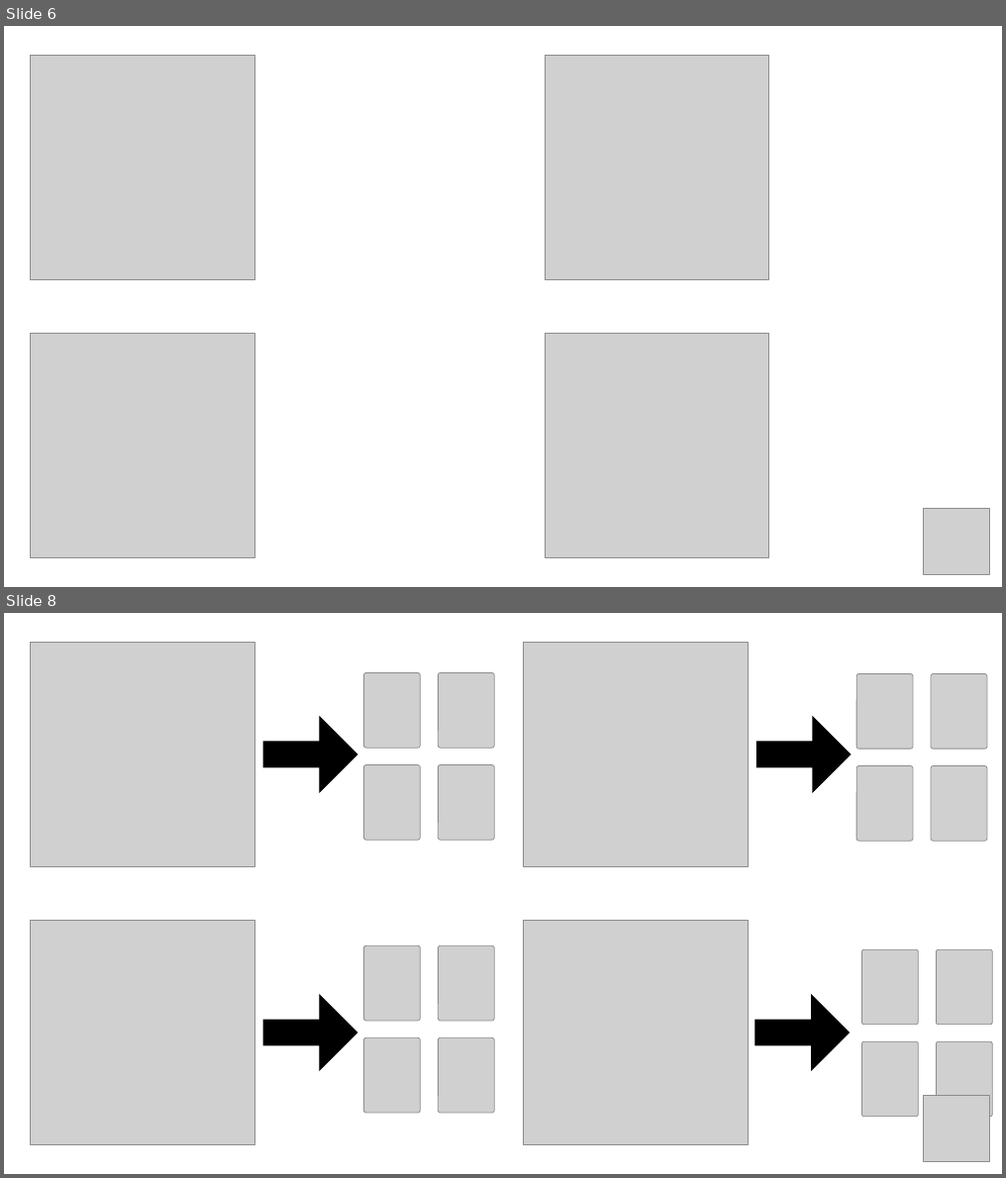
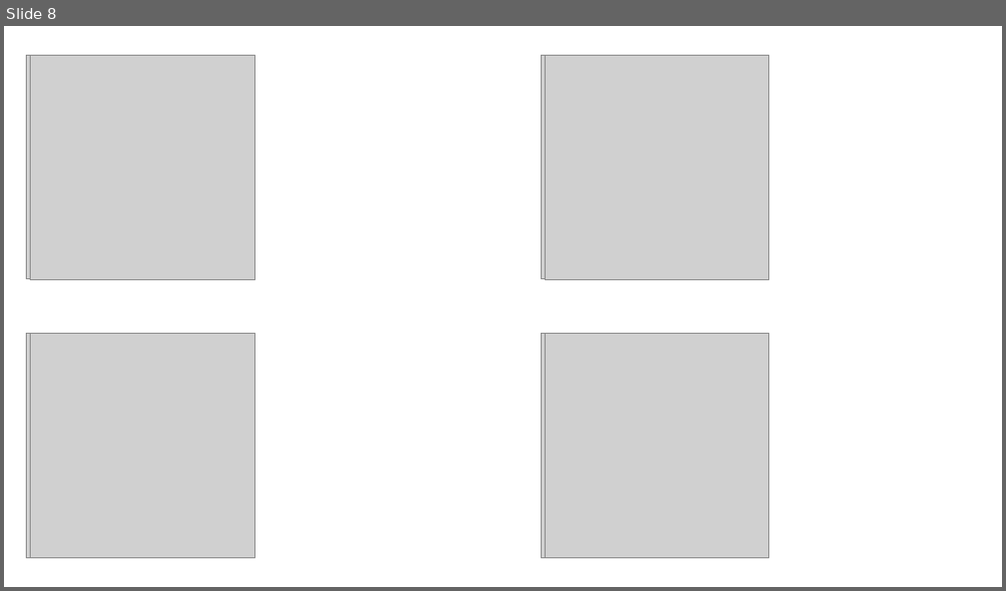
Before and after one commit to andreagraystein/LEL, a slide deck: Slides/intro_scenario.pptx. Shown one above the other, each under a label of ours: slides 6 and 8 before the commit, slide 8 after it; the slides between them are not shown. The pictures are 1006x1178 and 1006x591 pixels, drawn with LibreOffice and Linux fonts; fonts in the diff are those of the drawing; grey boxes stand for pictures. Boxes give left, top, right and bottom in pixels: in the first picture for what was removed or moved away, otherwise in the second. Text is boxed around its words. In the diff, an @@ line names an element or a change of style, - is before the commit and + after.

```diff
--- a/Slides/intro_scenario.pptx
+++ b/Slides/intro_scenario.pptx
@@ slide 8 removed at <box>4,613,1002,1174</box>, background #FFFFFF @@
@@ picture removed at <box>30,642,254,866</box> @@
@@ picture removed at <box>524,642,748,866</box> @@
@@ picture removed at <box>364,672,420,748</box> @@
@@ picture removed at <box>439,672,494,748</box> @@
@@ picture removed at <box>856,673,913,749</box> @@
@@ picture removed at <box>931,673,987,749</box> @@
@@ right arrow removed at <box>263,717,357,792</box> @@
@@ right arrow removed at <box>757,717,850,792</box> @@
@@ picture removed at <box>364,765,420,840</box> @@
@@ picture removed at <box>439,765,494,840</box> @@
@@ picture removed at <box>856,765,913,841</box> @@
@@ picture removed at <box>931,765,987,841</box> @@
@@ picture removed at <box>30,921,254,1146</box> @@
@@ picture removed at <box>524,921,748,1146</box> @@
@@ picture removed at <box>364,947,420,1021</box> @@
@@ picture removed at <box>439,947,494,1021</box> @@
@@ picture removed at <box>862,950,918,1025</box> @@
@@ picture removed at <box>936,950,992,1025</box> @@
@@ right arrow removed at <box>263,995,357,1070</box> @@
@@ right arrow removed at <box>755,995,849,1070</box> @@
@@ picture removed at <box>364,1039,420,1113</box> @@
@@ picture removed at <box>439,1039,494,1113</box> @@
@@ picture removed at <box>862,1042,918,1117</box> @@
@@ picture removed at <box>936,1042,992,1117</box> @@
@@ picture removed at <box>924,1095,990,1161</box> @@
@@ what was slide 6 is now slide 8 @@
@@ slide 8 changed as well @@
@@ picture added at <box>27,55,252,279</box> @@
@@ picture added at <box>542,55,766,279</box> @@
@@ picture added at <box>27,333,252,558</box> @@
@@ picture added at <box>542,333,766,558</box> @@
@@ picture removed at <box>924,508,990,574</box> @@
```
Also in this commit, not shown: 2 other slides changed, 6 slides added, 4 other slides removed, 32 other files.
